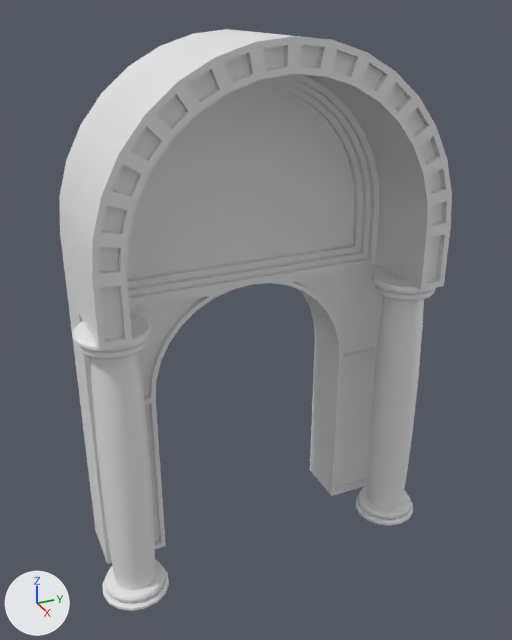
The Blender file Assets/3DObjects/Arcs/Renaissance.blend as it was, and as the next commit left it.
Camera for both pictures: a 50 mm lens placed at (8.48, -4.04, 9.43), pointed at (-0.44, -0.02, 4.96). The lights are fixed; the arrows at lower left show +X, +Y and +Z.

The first picture shows 'Renaissance'.
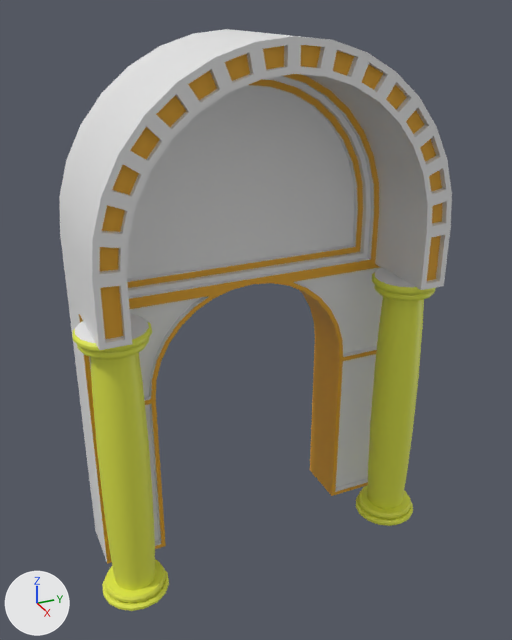
Boxes [x1, y1, x2, y2] around the edits, measured in the pictures (512 x 640 px):
part 1 of me_cylinder_006, recoloured (white to yellow)
    both: [73, 272, 436, 611]
part 2 of me_cylinder_006, recoloured
    both: [79, 74, 379, 564]
part 3 of me_cylinder_006, recoloured
    both: [100, 45, 442, 339]

The change in detail:
Material 'Material.002' (mat_material_002) is new.
Its base color is (0.8, 0.394, 0.0254) (orange #e7a82c).
Material 'Material.001' (mat_material_001) is new.
Its base color is (0.75, 0.8, 0.0662) (yellow #e1e749).
Material 'Material' (mat_material) is new.
Its base color is (0.8, 0.8, 0.8) (white #e7e7e7).
me_cylinder_006 has 1435 vertices, 1452 faces and spans x 0.0..2.1, y -2.82..2.82, z 0.99..9.0.
me_cylinder_006 is used by ob_renaissance; location (-1.5, 0.0, 0.0).
me_cylinder_006 part 1: all 784 faces centred in x 1.03..2.03, y -2.8..2.8, z 0.99..5.46 switch from no material to mat_material_001 (yellow #e1e749).
me_cylinder_006 part 2: 128 of the faces centred in x 0.43..0.86, y -2.56..2.56, z 1.03..8.52 switch from no material to mat_material_002 (orange #e7a92c).
me_cylinder_006 part 3: 18 of the faces centred in x 2.0, y -2.39..2.39, z 5.92..8.77 switch from no material to mat_material_002 (orange #e7a92c).
me_cylinder_006 now uses material mat_material (white #e7e7e7).
